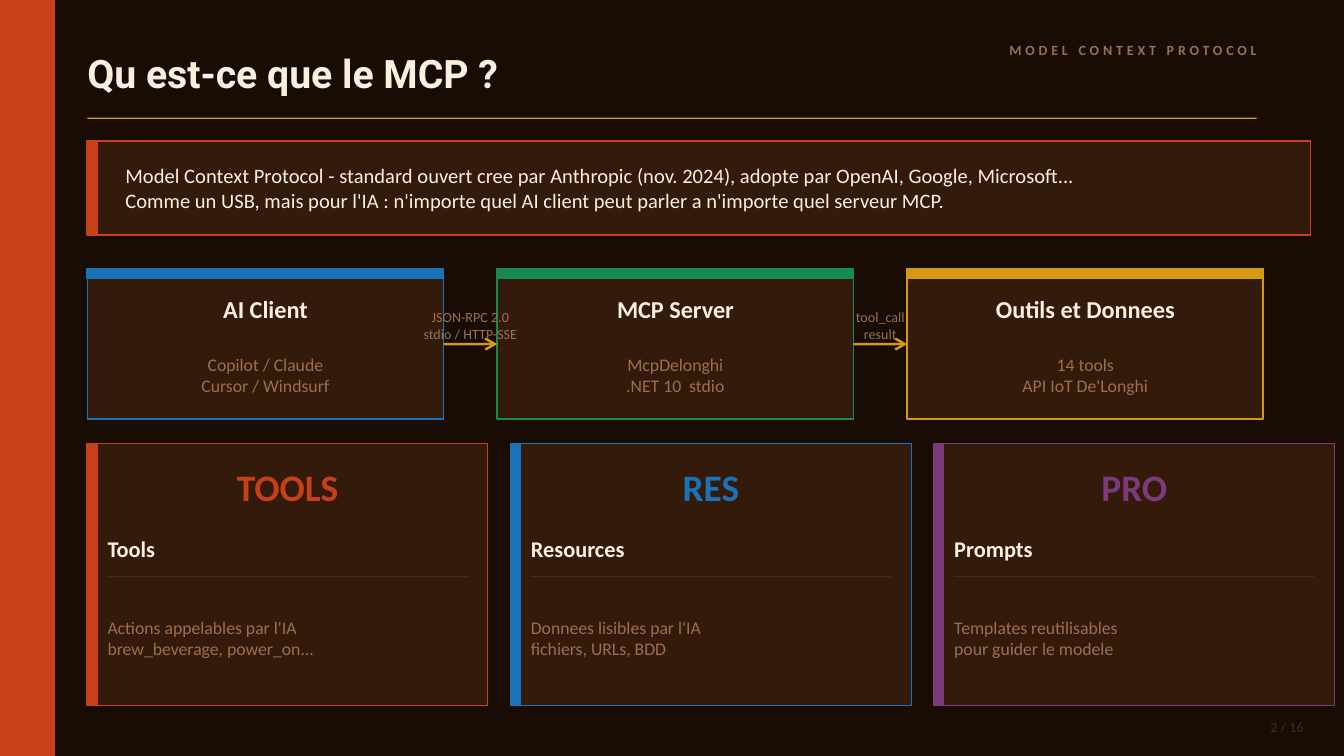
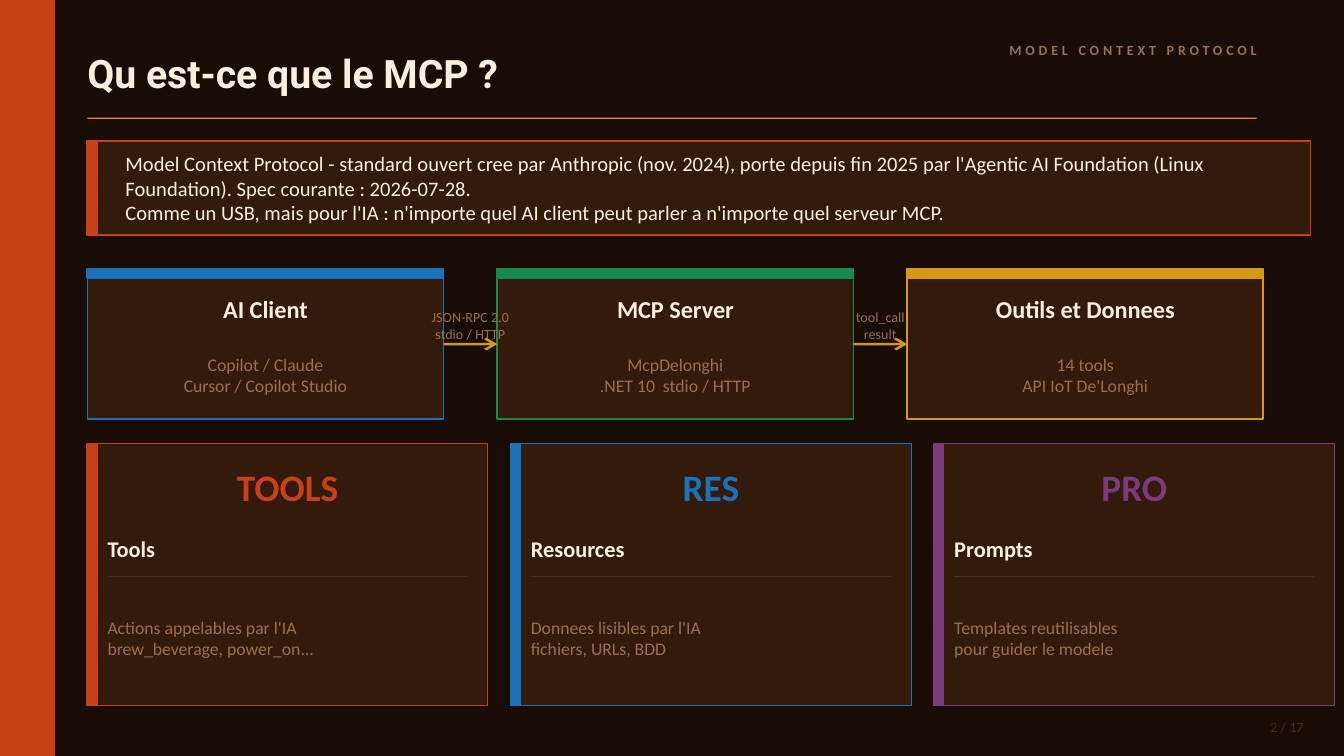
Before and after one commit to AClerbois/mcp-delonghi, a slide deck: slide 2 of docs/mcp-delonghi-talk.pptx. Drawn at 1344x756 pixels with LibreOffice and Linux fonts; fonts in the diff are those of the drawing. Boxes give left, top, right and bottom in pixels: in the first picture for what was removed or moved away, otherwise in the second. Text is boxed around its words. In the diff, an @@ line names an element or a change of style, - is before the commit and + after.

```diff
--- a/docs/mcp-delonghi-talk.pptx
+++ b/docs/mcp-delonghi-talk.pptx
@@ text at (125,156,1203,200): text changed @@
-Model Context Protocol - standard ouvert cree par Anthropic (nov. 2024), adopte par OpenAI, Google, Microsoft...
+Model Context Protocol - standard ouvert cree par Anthropic (nov. 2024), porte depuis fin 2025 par l'Agentic AI Foundation (Linux Foundation). Spec courante : 2026-07-28.
@@ text at (435,327,505,343): text changed @@
-stdio / HTTP-SSE
+stdio / HTTP
@@ text at (184,380,347,395): text changed @@
-Cursor / Windsurf
+Cursor / Copilot Studio
@@ text at (600,380,751,392): text changed @@
-.NET 10 stdio
+.NET 10 stdio / HTTP
```
Also in this commit, not shown: 15 other slides changed, 1 slide added, 1 other file.
